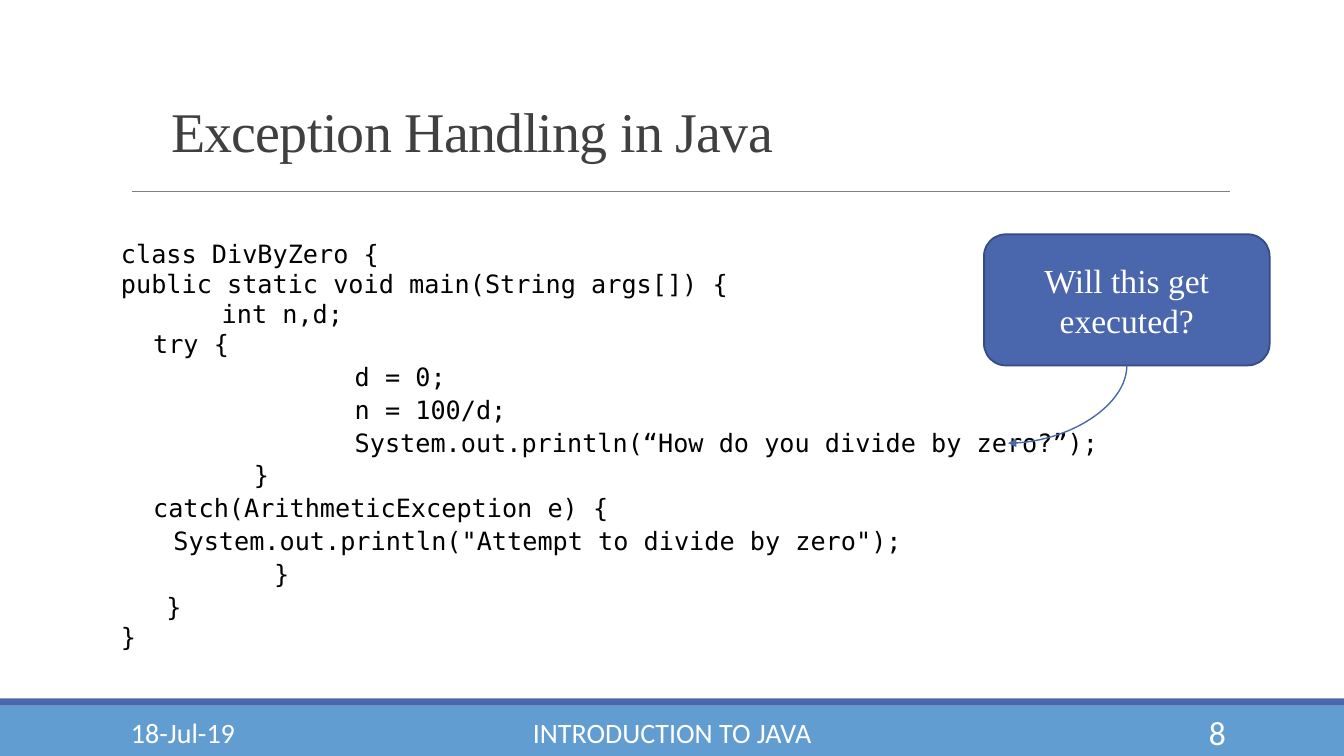
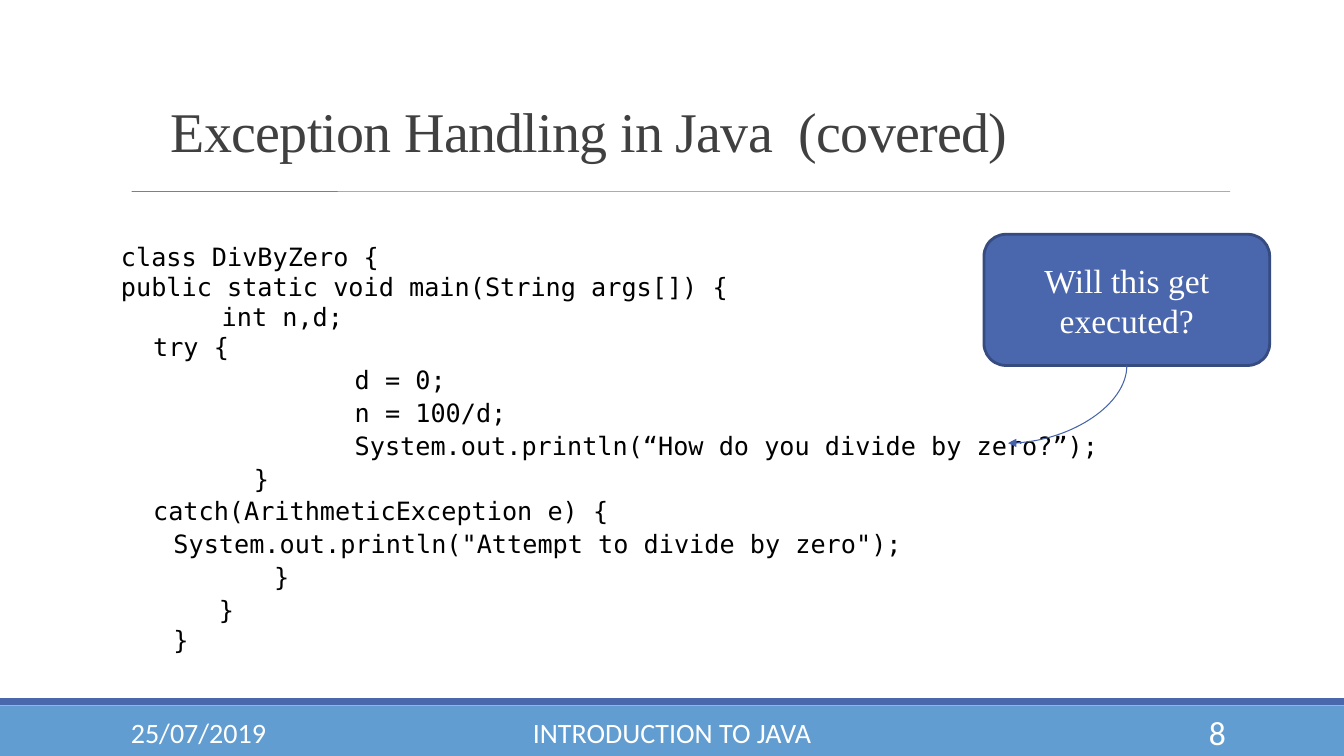
Before and after one commit to YashLele/JavaForWPU, a slide deck: slide 8 of Module 2A - Exception Handling.pptx. Drawn at 1344x756 pixels with LibreOffice and Linux fonts; fonts in the diff are those of the drawing; background and template pictures are left out. Boxes give left, top, right and bottom in pixels: in the first picture for what was removed or moved away, otherwise in the second. Text is boxed around its words. In the diff, an @@ line names an element or a change of style, - is before the commit and + after.

Commit message:
marked exceptions

```diff
--- a/Module 2A - Exception Handling.pptx
+++ b/Module 2A - Exception Handling.pptx
@@ text at [171, 113, 1008, 163]: text changed @@
-Exception Handling in Java
+Exception Handling in Java (covered)
@@ line (132, 192) - (1230, 192): stroke #808080 0.5 pt to #808080 0.51 pt @@
@@ text at [153, 338, 1098, 559]: list level 2 to 1 in "try {"; list level 2 to 1 in "d = 0;"; list level 2 to 1 in "n = 100/d;"; list level 2 to 1 in "System.out.println(“How do you divide by ..."; list level 2 to 1 in "}"; list level 2 to 1 in "catch(ArithmeticException e) {"; list level 3 to 1 in "System.out.println("Attempt to divide by zero");"; list level 3 to 1 in "}" @@
@@ curved arrow (1127, 366) - (1008, 444): stroke #4A66AC 1 pt to #4663AB 0.75 pt @@
@@ text at [131, 723, 266, 744]: text changed @@
-18-Jul-19
+25/07/2019
```
Also in this commit, not shown: 12 other slides changed.
